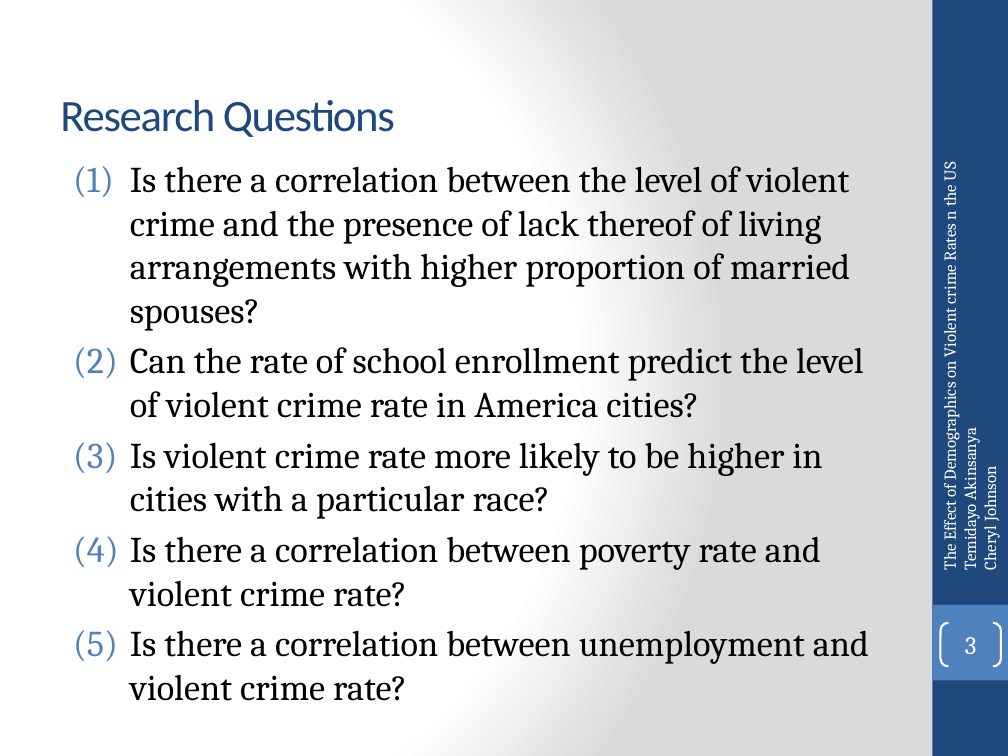
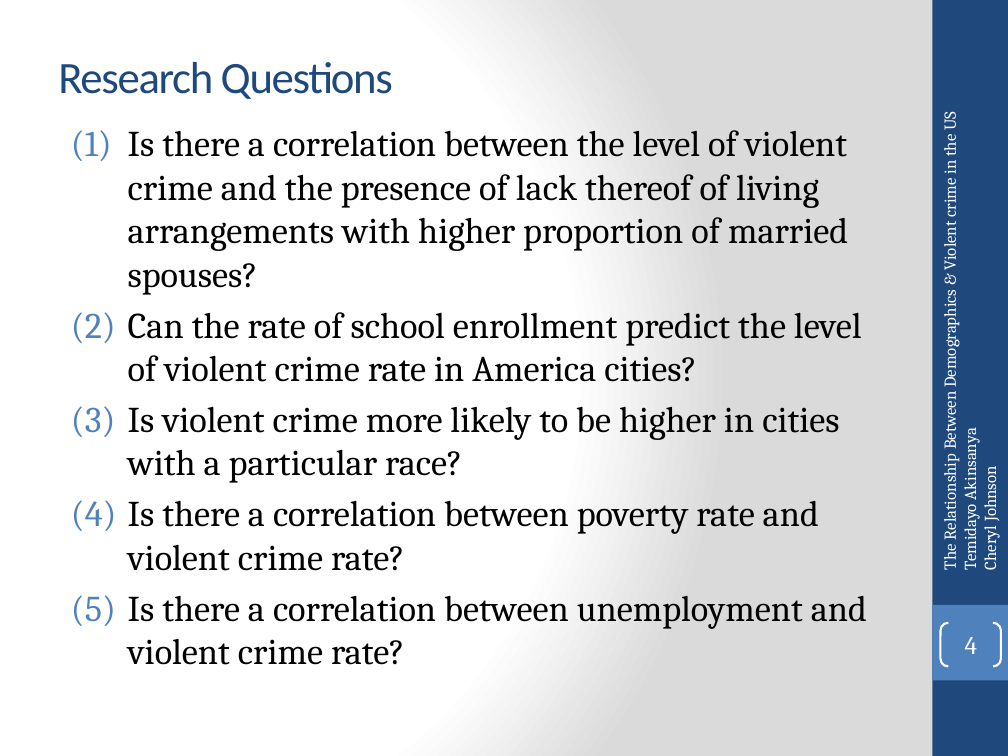
Before and after one commit to temidayo1234/National_ViolentCrime_Analysis, a slide deck: slide 4 of Data Analytics Bootcamp Project 1.pptx (slide 3 before the commit). Drawn at 1008x756 pixels with LibreOffice and Linux fonts; fonts in the diff are those of the drawing. Boxes give left, top, right and bottom in pixels: in the first picture for what was removed or moved away, otherwise in the second. Text is boxed around its words. In the diff, an @@ line names an element or a change of style, - is before the commit and + after.

```diff
--- a/Data Analytics Bootcamp Project 1.pptx
+++ b/Data Analytics Bootcamp Project 1.pptx
@@ text "Research Questions": place and size @@
-text "Research Questions" at (60, 100, 395, 137)
+text "Research Questions" at (58, 62, 393, 99)
@@ text "The Relationship Between Demographics & ...": place and size @@
-text "The Relationship Between Demographics & ..." at (938, 163, 1001, 570)
+text "The Relationship Between Demographics & ..." at (938, 113, 1001, 570)
@@ text "Is there a correlation between ...": place and size @@
-text "Is there a correlation between ..." at (130, 166, 869, 664)
+text "Is there a correlation between ..." at (128, 130, 867, 629)
@@ text at (938, 113, 960, 570): text changed @@
-The Effect of Demographics on Violent crime Rates n the US
+The Relationship Between Demographics & Violent crime in the US
@@ text at (128, 406, 839, 483): text changed @@
-(3) Is violent crime rate more likely to be higher in cities with a particular race?
+(3) Is violent crime more likely to be higher in cities with a particular race?
@@ page number at (965, 637, 977, 654): text changed @@
-3
+4
```
Also in this commit, not shown: 10 other slides changed, 7 slides added.
